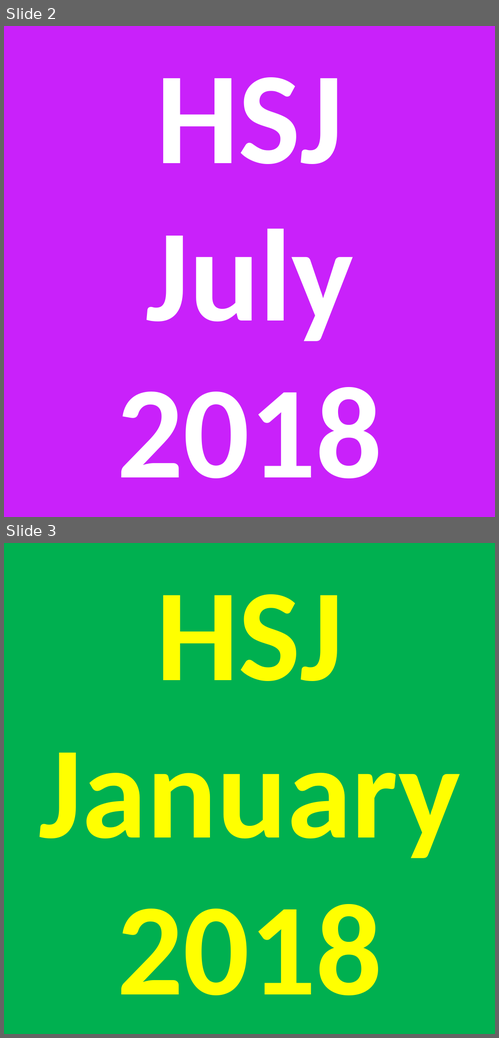
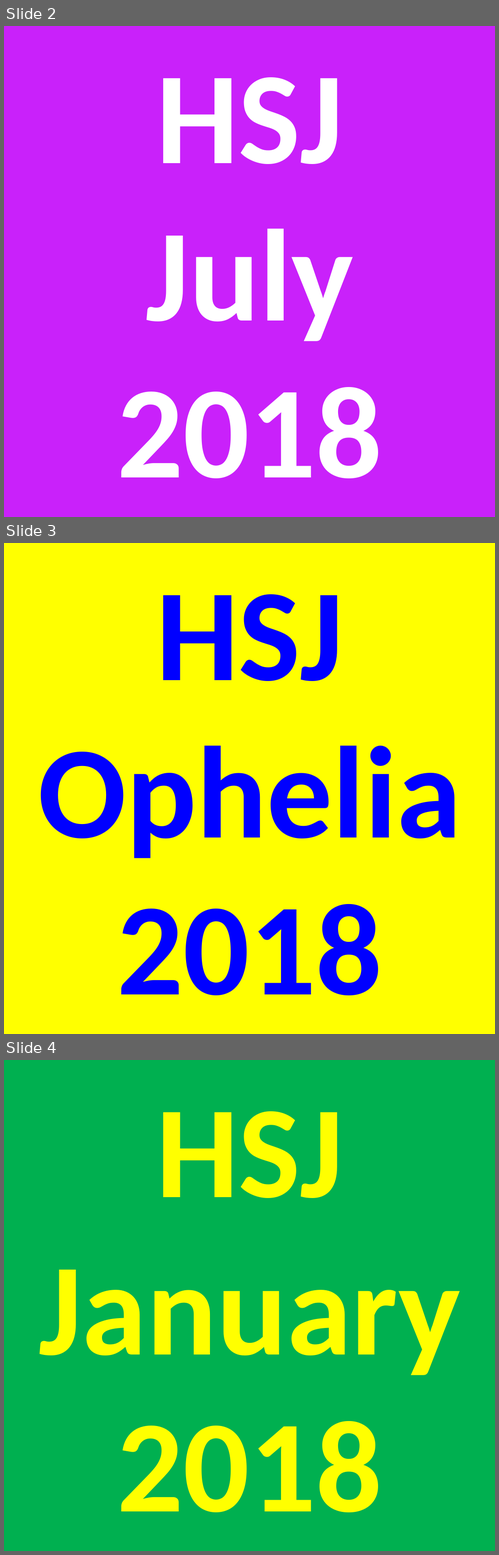
Before and after one commit to hardlystrictlyjerry/hardlystrictlyjerry.github.io, a slide deck: resources/soundcloud.pptx. Shown one above the other, each under a label of ours: slides 2 and 3 before the commit, slides 2, 3 and 4 after it. The pictures are 499x1038 and 499x1555 pixels, drawn with LibreOffice and Linux fonts; fonts in the diff are those of the drawing. Boxes give left, top, right and bottom in pixels: in the first picture for what was removed or moved away, otherwise in the second. Text is boxed around its words. In the diff, an @@ line names an element or a change of style, - is before the commit and + after.

Commit message:
ophelia

```diff
--- a/resources/soundcloud.pptx
+++ b/resources/soundcloud.pptx
@@ slide 3 added at (4, 543, 495, 1034), background #FFFF00 @@
@@ title added at (38, 594, 462, 996), 96 pt, text #0000FF, bold @@
+HSJ
+Ophelia
+2018
@@ what was slide 3 is now slide 4 @@
```
Also in this commit, not shown: 6 other files.
